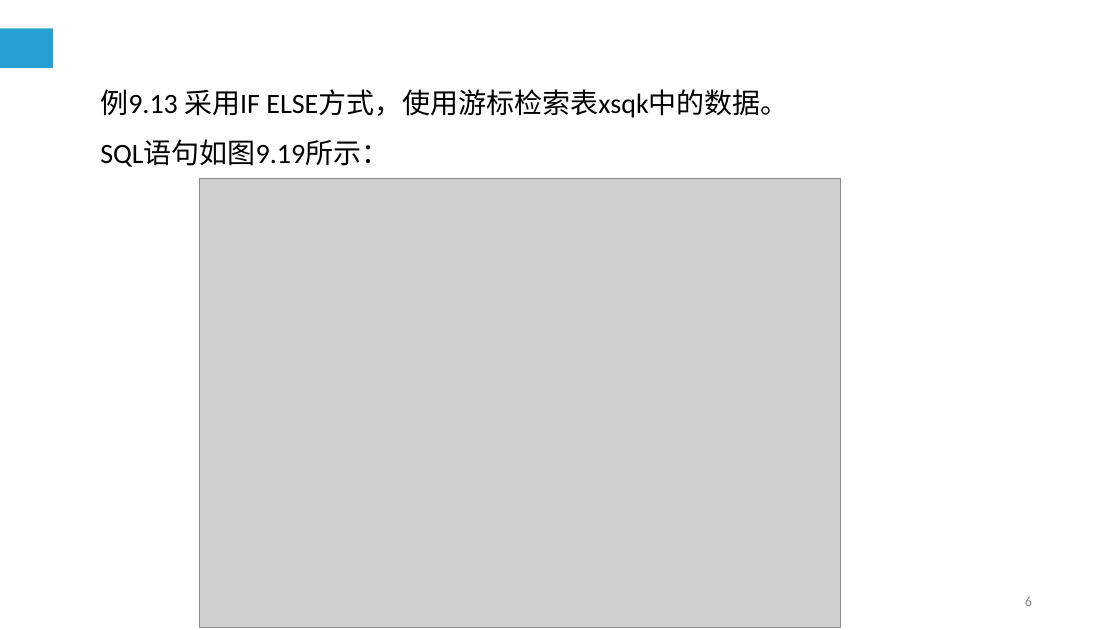
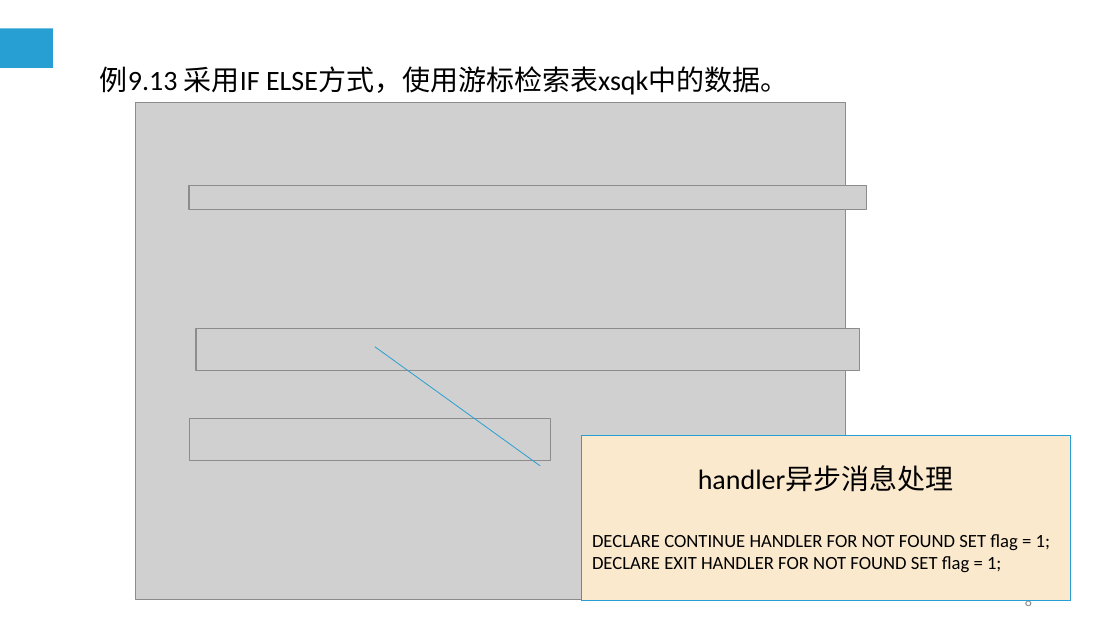
Before and after one commit to cqj726/mysql-s-PPT, a slide deck: slide 8 of PPT/第9章 MySQL编程基础（三）.ppt (slide 6 before the commit). Drawn at 1120x630 pixels with LibreOffice and Linux fonts; fonts in the diff are those of the drawing; grey boxes stand for pictures. Boxes give left, top, right and bottom in pixels: in the first picture for what was removed or moved away, otherwise in the second. Text is boxed around its words. In the diff, an @@ line names an element or a change of style, - is before the commit and + after.

Commit message:
更新了第9章数据 1-3 PPT的内容

```diff
--- a/PPT/第9章 MySQL编程基础（三）.ppt
+++ b/PPT/第9章 MySQL编程基础（三）.ppt
@@ text "例9.13 采用IF ELSE方式，使用游标检索表xsqk中的数据。": place and size @@
-text "例9.13 采用IF ELSE方式，使用游标检索表xsqk中的数据。" at (100, 89, 788, 167)
+text "例9.13 采用IF ELSE方式，使用游标检索表xsqk中的数据。" at (100, 66, 788, 95)
@@ picture added at (136, 102, 846, 599) @@
@@ text at (100, 140, 389, 167): paragraph removed @@
-SQL语句如图9.19所示：
@@ picture added at (189, 186, 867, 209) @@
@@ picture: place and size @@
-picture at (199, 178, 841, 628)
+picture at (196, 328, 859, 371)
@@ picture added at (189, 419, 550, 460) @@
@@ border callout added at (581, 436, 1071, 601), fill #FBE9CE, outline #289FD2 0.51 pt, 12 pt, text #000000 @@
+handler异步消息处理
+DECLARE CONTINUE HANDLER FOR NOT FOUND SET flag = 1;
+DECLARE EXIT HANDLER FOR NOT FOUND SET flag = 1;
@@ page number at (1025, 600, 1032, 610): text changed @@
-6
+8
```
Also in this commit, not shown: 5 other slides changed, 3 slides added, 1 slide removed, 3 other files.
